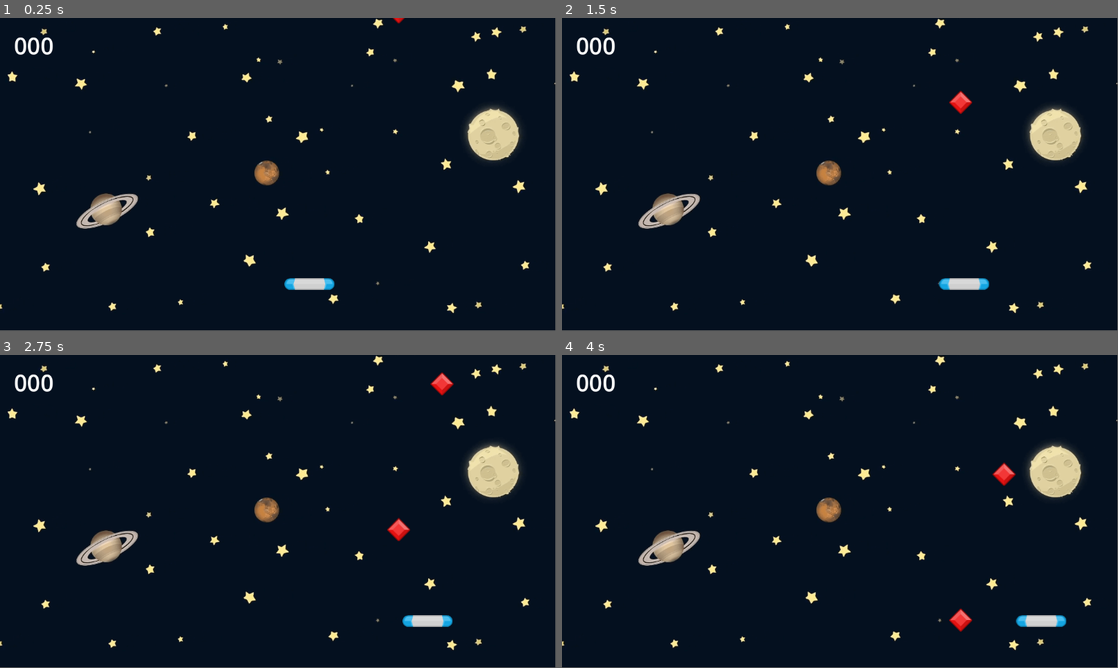
Above: before the commit, frames 1-4 (two rows, left to right).
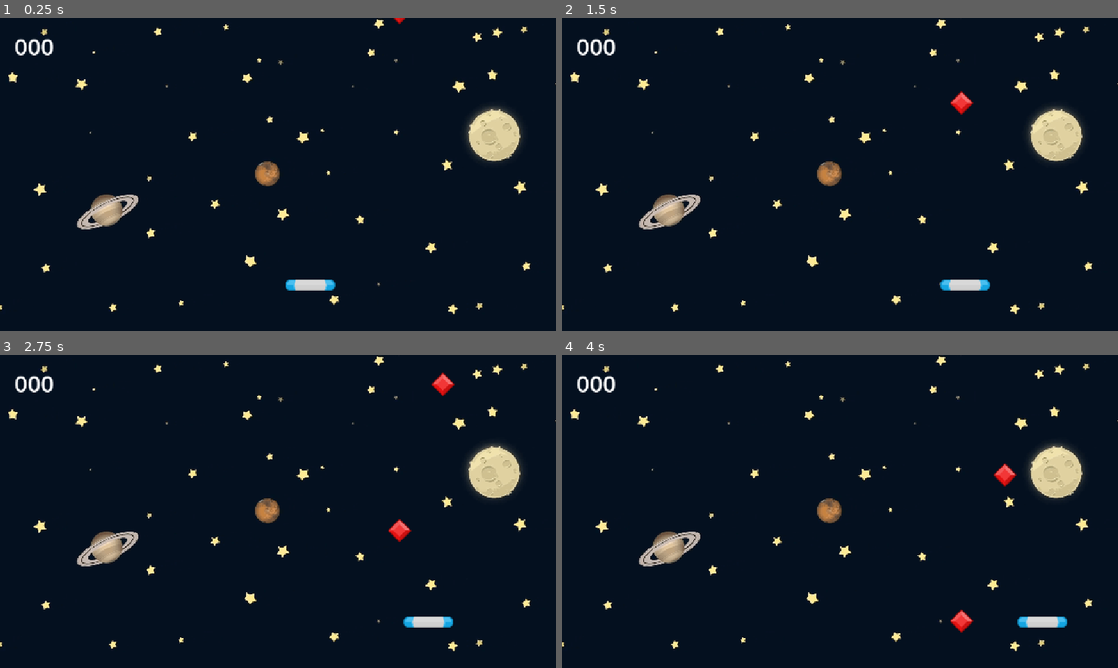
Above: after the commit, the same moments.

Repository: gobuPerez/introduccion-godot
Game: Godot game, scene res://Scenes/Game.tscn
The game is run twice, just before and just after one commit, with the same random seed, the same clock (stepped at 60 frames per second) and the same inputs.
Inputs:
- Up to frame 1 (0.25 s): no input
- Up to frame 2 (1.5 s): hold D (move_right) 0.53-1.28 s; hold A (move_left) from 1.28 s (still down)
- Up to frame 3 (2.75 s): release A (move_left) at 2.03 s; hold D (move_right) from 2.03 s (still down)
- Up to frame 4 (4 s): release D (move_right) at 3.53 s; hold A (move_left) from 3.53 s (still down)
In our replay, the window is 799x449 before the commit and 800x450 after it. These sizes can differ from the game's own. Grey fills any space a smaller window leaves; there, only what the larger window draws over its background counts as a difference.

The runs differ from the first frame. In frame 1, 1.8% of the frame differs, in the area x 0-100%, y 0-95%; in frame 2, 1.8%; in frame 3, 1.9%; in frame 4, 2.0%.

Commit message:
Finalizacion de la seccion 3

Diff:
--- a/GemCatcher/Scripts/GameManager.gd
+++ b/GemCatcher/Scripts/GameManager.gd
@@ -1,4 +1,6 @@
 extends Node2D
+
+class_name GameManager
 
 const EXPLODE = preload("res://assets/explode.wav")
 const GEM = preload("res://Scenes/Gem.tscn")
@@ -10,14 +12,23 @@
 @onready var score_sound: AudioStreamPlayer2D = $ScoreSound
 @onready var sound: AudioStreamPlayer = $Sound
 @onready var score_label: Label = $ScoreLabel
+static var vp:Rect2
 
 func _ready() -> void:
+	update_vp()
+	get_viewport().size_changed.connect(update_vp) # si se modifica las dimensiones de pantalla, se lanza esta señal
 	spawn_gem() # se instancia una gema nada mas arrancar el juego, sin tener que esperar los dos segundos del timer
+
+func update_vp() -> void:
+	vp = get_viewport_rect()
+
+static func get_vp() -> Rect2:
+	return vp;
 
 func spawn_gem() -> void:
 	var random_position:float = randf_range(
-		get_viewport_rect().position.x + MARGIN,
-		get_viewport_rect().end.x - MARGIN
+		vp.position.x + MARGIN,
+		vp.end.x - MARGIN
 	)
 	var new_gem:Gem = GEM.instantiate()
 	new_gem.position = Vector2(random_position, -50)
--- a/GemCatcher/Scripts/Gem.gd
+++ b/GemCatcher/Scripts/Gem.gd
@@ -14,7 +14,7 @@
 func _process(delta: float) -> void:
 	position.y += (SPEED * delta)
 
-	if position.y > get_viewport_rect().end.y: # si la posicion esta por debajo del limite inferior de la pantalla
+	if position.y > GameManager.get_vp().end.y: # si la posicion esta por debajo del limite inferior de la pantalla
 		# print("La gema alcanza el limite inferior de la pantalla.")
 		gem_off_screen.emit()
 		die()
--- a/GemCatcher/Scripts/Paddle.gd
+++ b/GemCatcher/Scripts/Paddle.gd
@@ -14,4 +14,4 @@
 	# movement va a ser -1 o 1
 	var movement:float = Input.get_axis("move_left", "move_right")
 	position.x += SPEED * delta * movement
-	position.x = clampf(position.x, get_viewport_rect().position.x, get_viewport_rect().end.x) # Replace with function body.
+	position.x = clampf(position.x, GameManager.get_vp().position.x, GameManager.get_vp().end.x) # Replace with function body.
--- a/GemCatcher/project.godot
+++ b/GemCatcher/project.godot
@@ -14,6 +14,10 @@
 run/main_scene="uid://ukglmi83ionc"
 config/features=PackedStringArray("4.4", "Mobile")
 config/icon="res://icon.svg"
+
+[display]
+
+window/stretch/mode="canvas_items"
 
 [editor]
 
Not shown, changed: README.md
